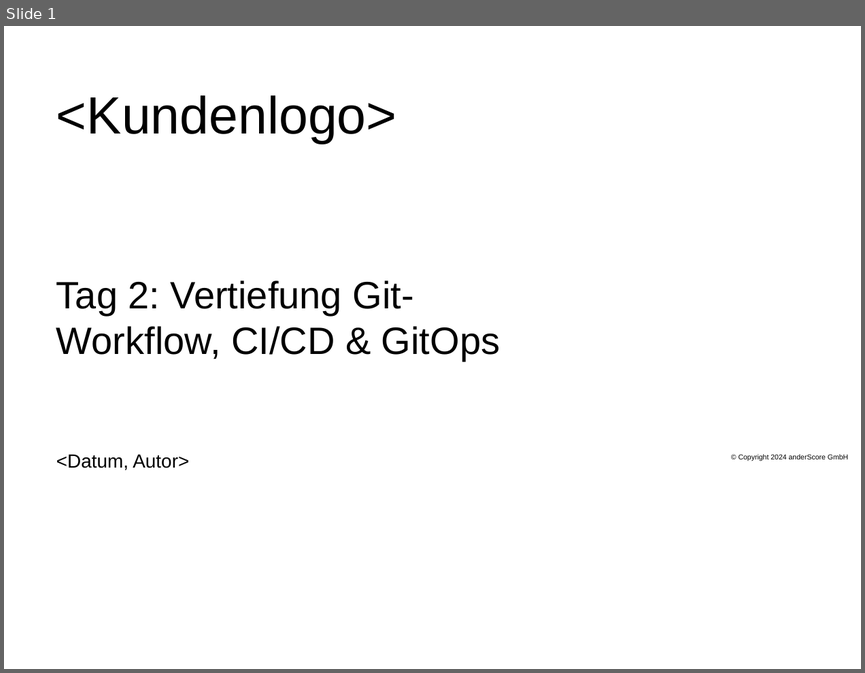
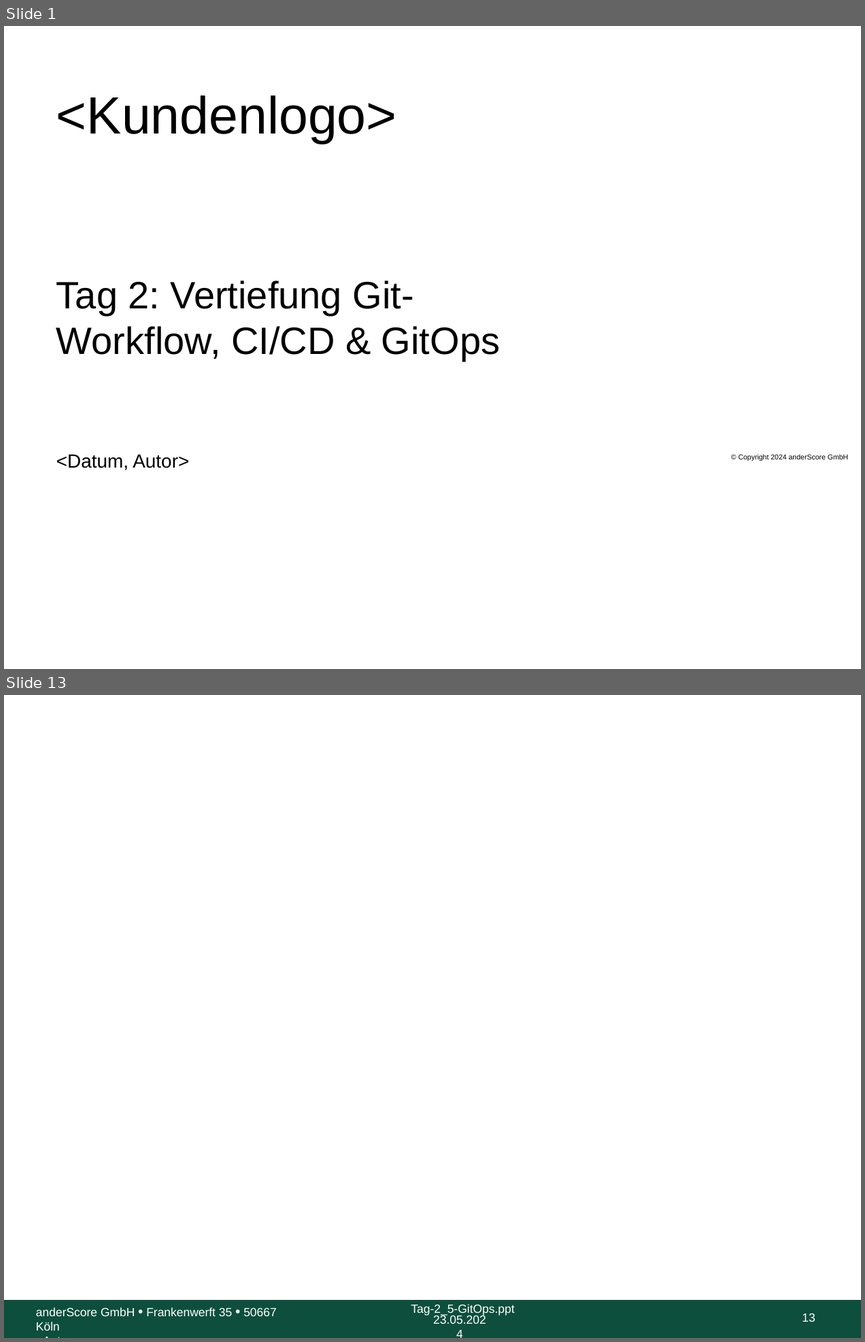
Before and after one commit to anderscore-gmbh/gitlab, a slide deck: slides/Tag-2_5-GitOps.pptx. Shown one above the other, each under a label of ours: slide 1 before the commit, slides 1 and 13 after it; the slides between them are not shown. The pictures are 865x673 and 865x1342 pixels, drawn with LibreOffice and Linux fonts; fonts in the diff are those of the drawing; background and template pictures are left out. Boxes give left, top, right and bottom in pixels: in the first picture for what was removed or moved away, otherwise in the second. Text is boxed around its words. In the diff, an @@ line names an element or a change of style, - is before the commit and + after.

```diff
--- a/slides/Tag-2_5-GitOps.pptx
+++ b/slides/Tag-2_5-GitOps.pptx
@@ slide 13 added at [4,695,861,1338], background #FFFFFF @@
@@ rectangle added at [4,1300,861,1338], fill #0D4F3C @@
@@ text added at [411,1304,514,1316], 10 pt, text #FFFFFF @@
+Tag-2_5-GitOps.ppt
@@ text added at [36,1307,277,1330], 10 pt, text #FFFFFF @@
+anderScore GmbH • Frankenwerft 35 • 50667 Köln
+<Autor>
@@ text added at [433,1314,486,1323], 10 pt, text #FFFFFF @@
+23.05.2024
@@ page number added at [802,1313,815,1321], 10 pt, text #FFFFFF @@
+13
```
Also in this commit, not shown: 10 slides changed, 1 other slide added, 2 slides removed, 1 other file.
